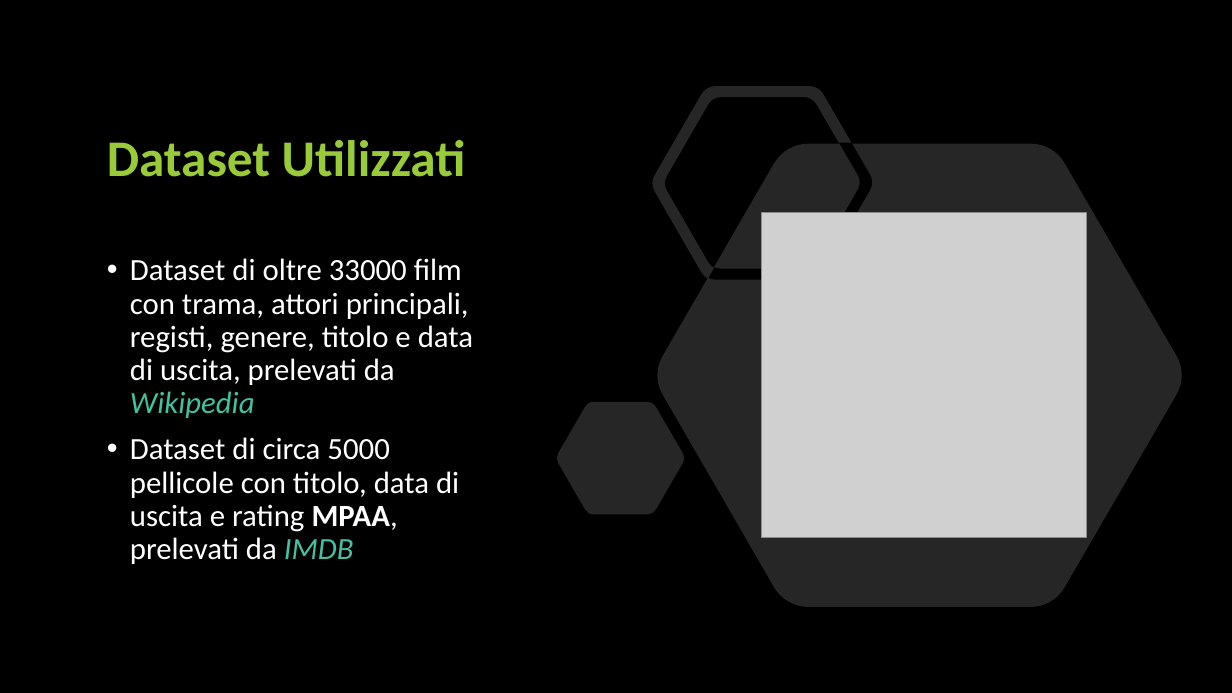
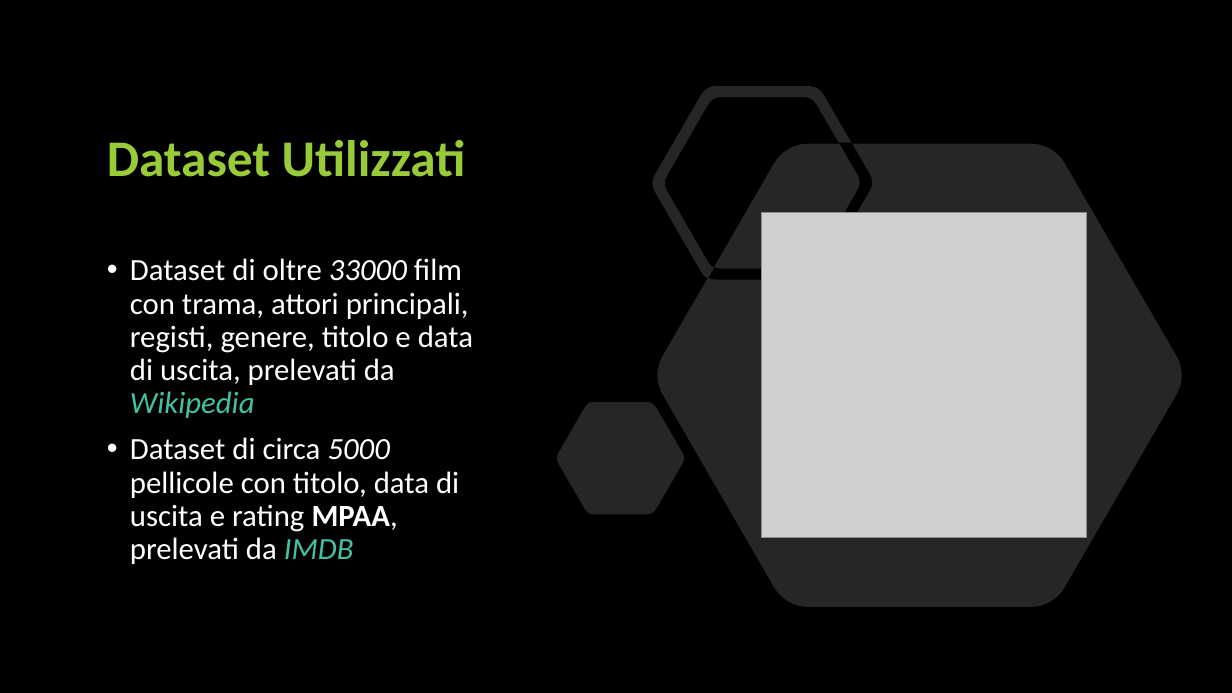
Before and after one commit to unipi-fr/LargeScaleMultiStructureDatabases, a slide deck: slide 3 of Task2/Documentation/Data Mining/Presentazione Data Mining.pptx. Drawn at 1232x693 pixels with LibreOffice and Linux fonts; fonts in the diff are those of the drawing; grey boxes stand for pictures. Boxes give left, top, right and bottom in pixels: in the first picture for what was removed or moved away, otherwise in the second. Text is boxed around its words. In the diff, an @@ line names an element or a change of style, - is before the commit and + after.

Commit message:
DATA MINING - Continuazione slides

```diff
--- a/Task2/Documentation/Data Mining/Presentazione Data Mining.pptx
+++ b/Task2/Documentation/Data Mining/Presentazione Data Mining.pptx
@@ text "Dataset di oltre 33000 film ..." at bbox=[130, 258, 473, 564]: italic on in "33000", "5000" @@
```
Also in this commit, not shown: 5 other slides changed, 10 slides added, 1 slide removed, 9 other files.
